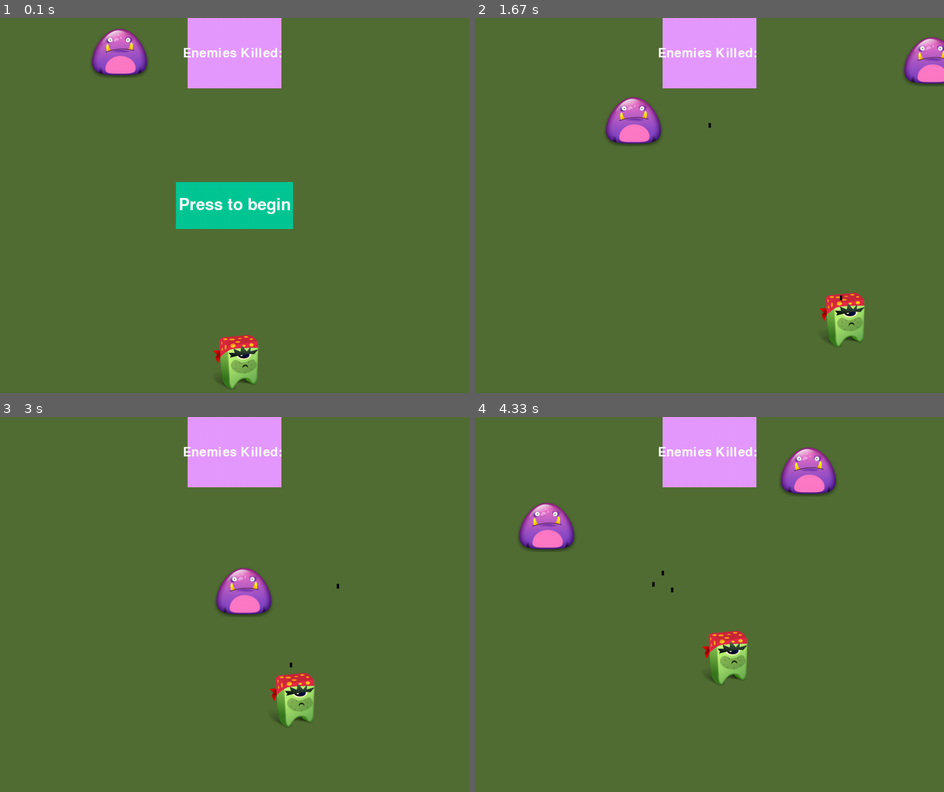
Above: before the commit, frames 1-4 (two rows, left to right).
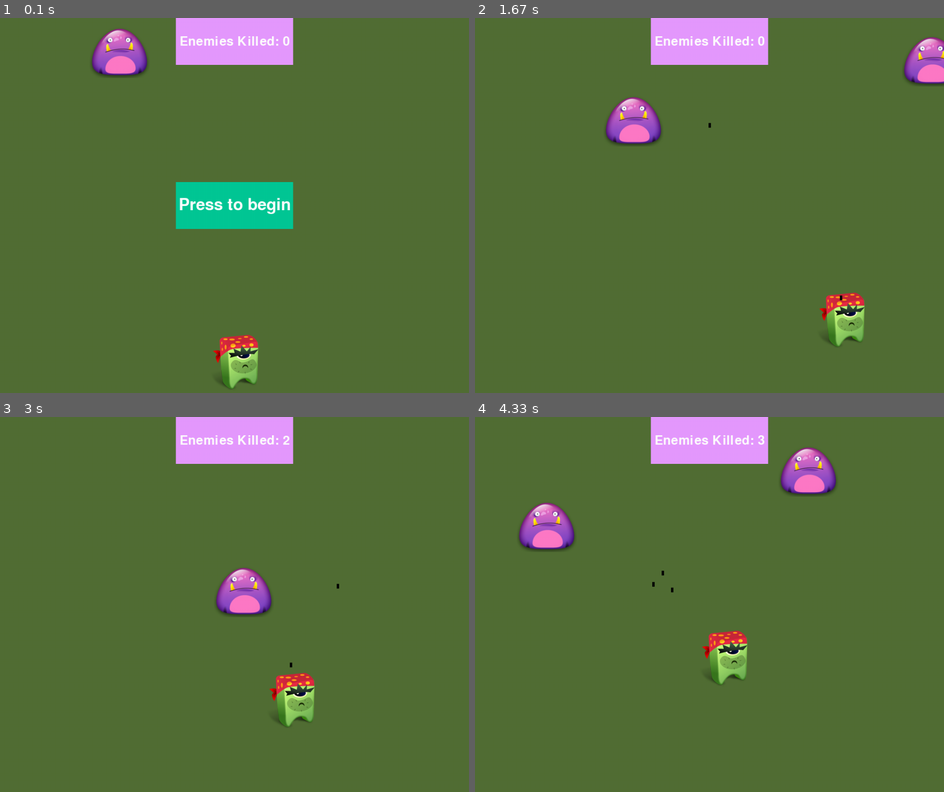
Above: after the commit, the same moments.

Repository: paigen11/pygame
Game: pygame game, started from game.py
Same seed, same stepped clock (60 frames per second), same inputs: the game is played once before the commit and once after it. The source is Python 2; it was converted automatically to run under Python 3.
Inputs (mouse positions are in pixels of both pictures, inside the frame that each line leads up to):
- Up to frame 1 (0.1 s): no input
- Up to frame 2 (1.67 s): tap Space at 0.33, 1.57 s; click (690, 220) at 0.72 s; hold Right 1-1.47 s; move the mouse to (859, 194) at 1.03 s; hold Up from 1.5 s (still down)
- Up to frame 3 (3 s): release Up at 1.8 s; hold Right 1.83-2.3 s; tap Space at 1.9, 2.2, 2.4, 2.7, 2.97 s; hold Left 2.33-2.87 s; hold Down from 2.9 s (still down)
- Up to frame 4 (4.33 s): release Down at 3.2 s; hold Left 3.23-3.63 s; tap Space at 3.3, 3.6, 3.73, 4.13 s; hold Up 3.67-4.03 s; hold Right from 4.07 s (still down)

The runs differ from the first frame. In frame 1, 2.4% of the frame differs, in the area x 37-63%, y 0-19%; in frame 2, 2.4%; in frame 3, 2.4%; in frame 4, 2.4%.

Commit message:
Scoreboard working

Diff:
--- a/game.py
+++ b/game.py
@@ -15,7 +15,6 @@
 	screen = pygame.display.set_mode(game_settings.screen_size) #set the screen size with set_mode
 	pygame.display.set_caption("Monster Attack") #set the message on the status bar
 	hero = Hero(screen) # set a variable equal to the class and pass it the screen
-	count = 0
 
 	#music
 	pygame.mixer.music.load('sounds/music.wav')
@@ -25,7 +24,9 @@
 	play_button = Play_button(screen, 'Press to begin')
 
 	# create a scoreboard object
-	scoreboard = Scoreboard(screen, 'Enemies Killed: ', count)
+	count = 0
+	count_update = "Enemies Killed: %d" %count
+	scoreboard = Scoreboard(screen, count_update)
 
 	enemies = Group()
 	bullets = Group() #set bullets
@@ -44,10 +45,7 @@
 			if tick % 50 == 0:
 				enemies.add(Enemy(screen, game_settings))
 			bullets.update() #call the update method in the while loop
-			# theDict = groupcollide(enemies, bullets, True, True)
-			# #print bool(theDict) #if empty...false
-			# if(theDict):
-			# 	print "You hit a monster. Play some winning type music"
+
 			for enemy in enemies:
 				for bullet in bullets: # get rid of bullets that are off the screen
 					if bullet.rect.bottom <= 0: #bullet bottom is at the top of the screen
@@ -56,6 +54,9 @@
 						bullets.remove(bullet)
 					if enemy.rect.colliderect(bullet.rect):
 						count += 1
+						count_update = "Enemies Killed: %d" %count
+						scoreboard = Scoreboard(screen, count_update)
+
 						enemies.remove(enemy)
 						bullets.remove(bullet)
 						pygame.mixer.music.load('sounds/win.wav')
--- a/scoreboard.py
+++ b/scoreboard.py
@@ -1,12 +1,12 @@
 import pygame.font
 
 class Scoreboard(object):
-	def __init__(self, screen, scoreboard_text, enemy_count):
+	def __init__(self, screen, scoreboard_text):
 		self.screen = screen
 		self.screen_rect = screen.get_rect()
 
-		self.width = 200
-		self.height = 150
+		self.width = 250
+		self.height = 100
 		self.scoreboard_color = 230, 153, 255
 		self.text_color = 255,255,255
 		self.font = pygame.font.Font(None, 40)
